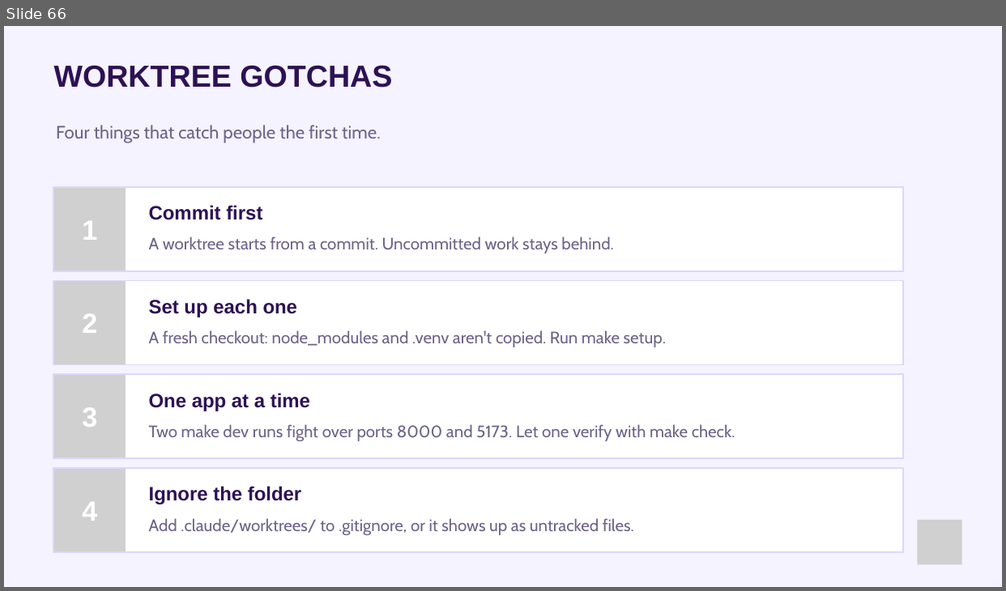
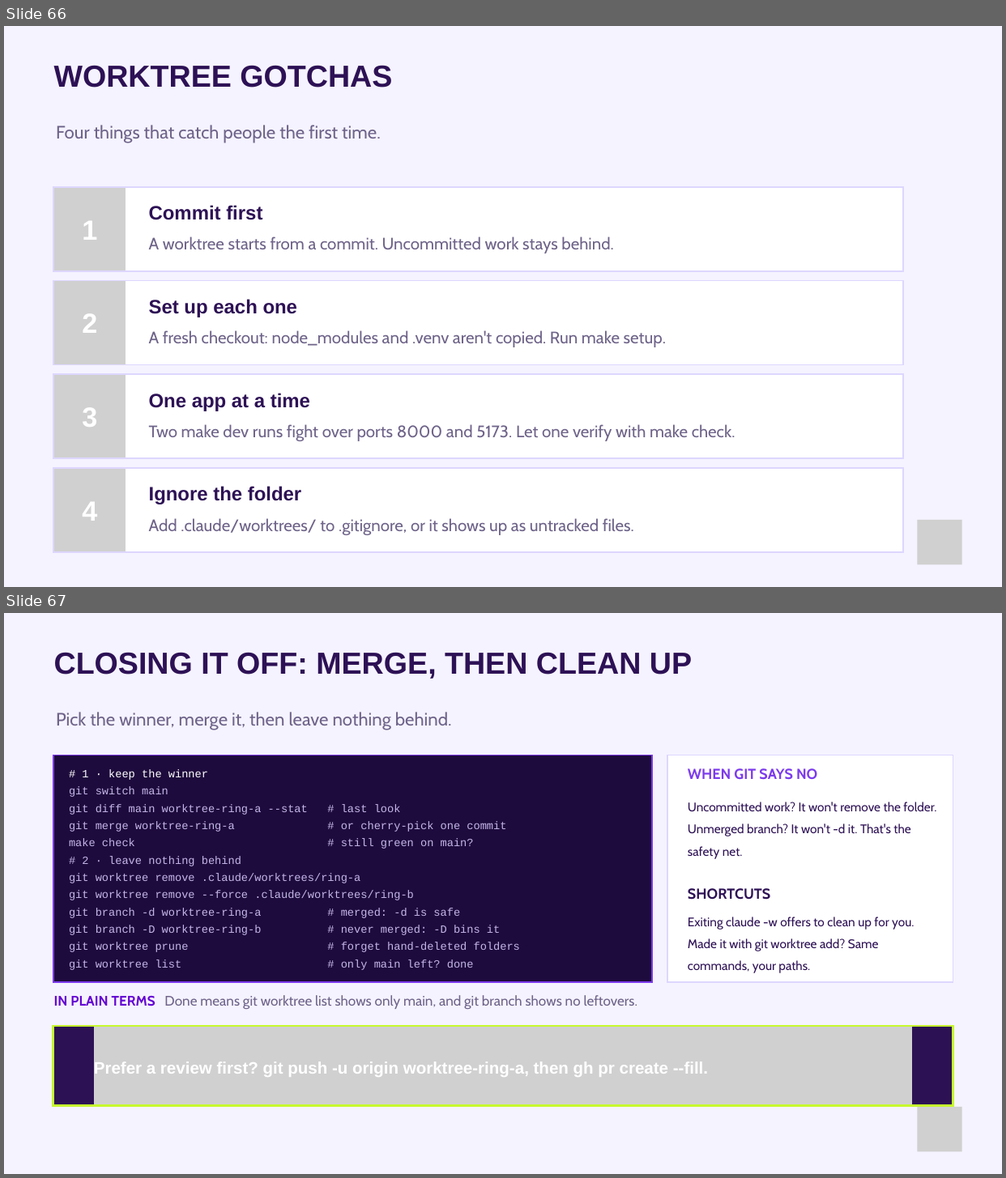
Before and after one commit to paulkeen/tca-habits, a slide deck: docs/Master_Back in the Code.pptx. Shown one above the other, each under a label of ours: slide 66 before the commit, slides 66 and 67 after it. The pictures are 1006x591 and 1006x1178 pixels, drawn with LibreOffice and Linux fonts; fonts in the diff are those of the drawing; grey boxes stand for pictures. Boxes give left, top, right and bottom in pixels: in the first picture for what was removed or moved away, otherwise in the second. Text is boxed around its words. In the diff, an @@ line names an element or a change of style, - is before the commit and + after.

```diff
--- a/docs/Master_Back in the Code.pptx
+++ b/docs/Master_Back in the Code.pptx
@@ slide 67 added at (x1=4, y1=613, x2=1002, y2=1174), background #F5F3FF @@
@@ text added at (x1=54, y1=652, x2=692, y2=679), 44 pt, text #2D1155, bold @@
+CLOSING IT OFF: MERGE, THEN CLEAN UP
@@ text added at (x1=56, y1=712, x2=452, y2=730), 26 pt, text #6E6389 @@
+Pick the winner, merge it, then leave nothing behind.
@@ freeform shape added at (x1=53, y1=756, x2=652, y2=982), fill #1E0B3D, outline #7C3AED 2 pt @@
@@ freeform shape added at (x1=667, y1=756, x2=953, y2=982), fill #FFFFFF, outline #DDD6FE 2 pt @@
@@ text added at (x1=69, y1=769, x2=520, y2=970), 16 pt, text #C4B5E8 @@
+# 1 · keep the winner
+git switch main
+git diff main worktree-ring-a --stat # last look
+git merge worktree-ring-a # or cherry-pick one commit
+make check # still green on main?
+# 2 · leave nothing behind
+git worktree remove .claude/worktrees/ring-a
+git worktree remove --force .claude/worktrees/ring-b
+git branch -d worktree-ring-a # merged: -d is safe
+git branch -D worktree-ring-b # never merged: -D bins it
+git worktree prune # forget hand-deleted folders
+git worktree list # only main left? done
@@ text added at (x1=688, y1=769, x2=817, y2=780), 21 pt, text #7C3AED, bold @@
+WHEN GIT SAYS NO
@@ text added at (x1=688, y1=802, x2=936, y2=859), 18 pt, text #2D1155 @@
+Uncommitted work? It won't remove the folder. Unmerged branch? It won't -d it. That's the safety net.
@@ text added at (x1=688, y1=888, x2=770, y2=900), 21 pt, text #2D1155, bold @@
+SHORTCUTS
@@ text added at (x1=688, y1=939, x2=879, y2=973), 18 pt, text #2D1155 @@
+Exiting claude -w offers to clean up for you. Made it with git worktree add? Same commands, your paths.
@@ text added at (x1=54, y1=995, x2=638, y2=1009), 20 pt, text #6E6389 @@
+IN PLAIN TERMS Done means git worktree list shows only main, and git branch shows no leftovers.
@@ freeform shape added at (x1=53, y1=1026, x2=953, y2=1106), fill #2D1155, outline #C6F92E 3 pt @@
@@ picture added at (x1=94, y1=1027, x2=912, y2=1105) @@
@@ text added at (x1=94, y1=1062, x2=708, y2=1077), 24 pt, text #FFFFFF, bold @@
+Prefer a review first? git push -u origin worktree-ring-a, then gh pr create --fill.
@@ picture added at (x1=917, y1=1107, x2=962, y2=1152) @@
```
Also in this commit, not shown: 7 slides changed, 1 other slide added, 3 slides removed, 2 other files.
